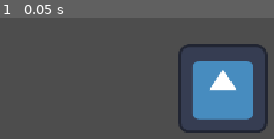
Above: before the commit, frame 1.
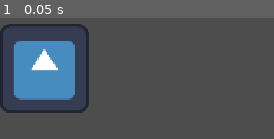
Above: after the commit, the same moment.

Repository: Renderd33/Developer-Studios-Main
Game: Godot game, scene res://node_2d.tscn
Two runs of this game, one before a commit and one after it. Both use one fixed random seed, a clock stepped at 60 frames per second and the inputs below. The engine's default icon, where the game draws it, is replaced by a stand-in: a white triangle on a blue panel in a dark square.
Inputs:
- Up to frame 1 (0.05 s): no input

The runs differ from the first frame. In frame 1, 28% of the frame differs, in the area x 0-98%, y 4-96%.

Commit message:
Update node_2d.tscn

Diff:
--- a/node_2d.tscn
+++ b/node_2d.tscn
@@ -12,5 +12,9 @@
 shape = SubResource("CircleShape2D_hj07d")
 
 [node name="Icon" type="Sprite2D" parent="CharacterBody2D" unique_id=575359351]
-position = Vector2(321, 125)
+position = Vector2(64, 96)
 texture = ExtResource("1_wtcfe")
+
+[node name="Icon2" type="Sprite2D" parent="CharacterBody2D" unique_id=238989069]
+position = Vector2(64, 96)
+texture = ExtResource("1_wtcfe")
